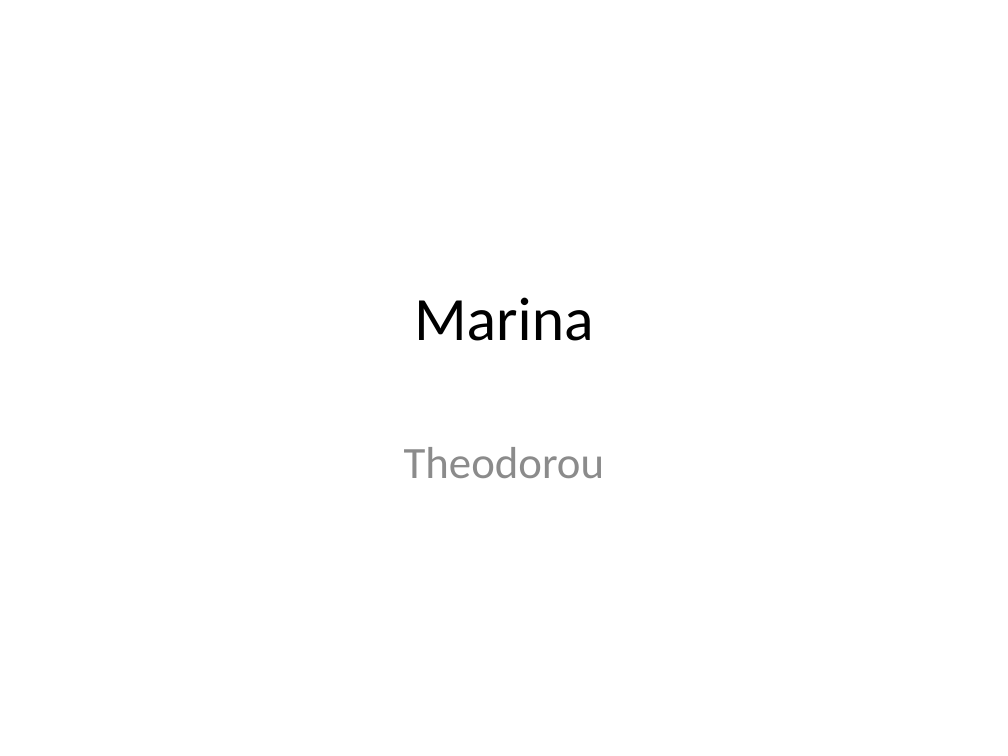
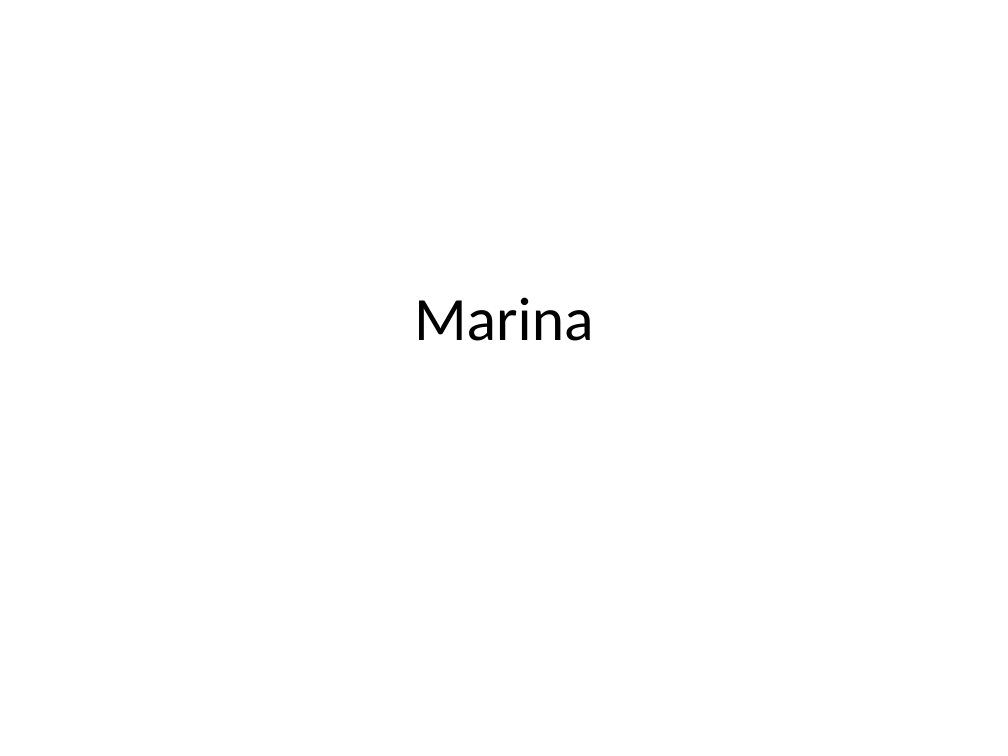
Before and after one commit to MarinaTh/planets, a slide deck: slide 1 of Egw.pptx. Drawn at 1008x756 pixels with LibreOffice and Linux fonts; fonts in the diff are those of the drawing. Boxes give left, top, right and bottom in pixels: in the first picture for what was removed or moved away, otherwise in the second. Text is boxed around its words. In the diff, an @@ line names an element or a change of style, - is before the commit and + after.

Commit message:
New and correct

```diff
--- a/Egw.pptx
+++ b/Egw.pptx
@@ subtitle removed at [404,447,604,478] @@
-Theodorou
```
